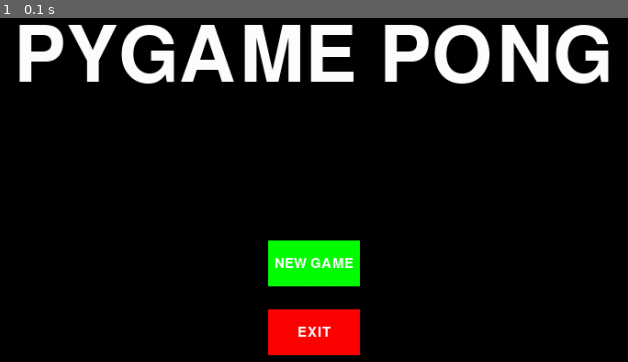
Above: before the commit, frame 1.
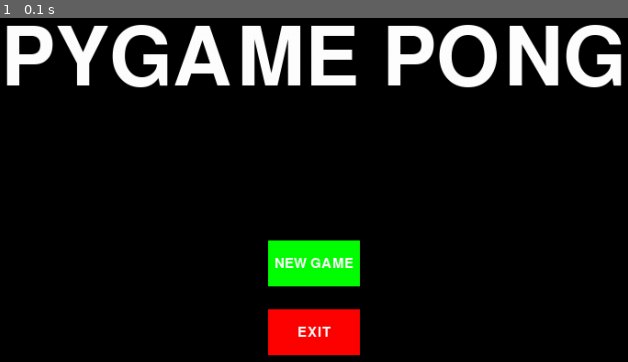
Above: after the commit, the same moment.

Repository: DanielJPiazza/pygame_pong
Game: pygame game, started from pong.py
Same seed, same stepped clock (60 frames per second), same inputs: the game is played once before the commit and once after it.
Inputs:
- Up to frame 1 (0.1 s): no input

The runs differ from the first frame. In frame 1, 7.8% of the frame differs, in the area x 0-100%, y 2-21%.

Commit message:
Adjust main menu font sizes.

Diff:
--- a/pong.py
+++ b/pong.py
@@ -67,8 +67,8 @@
 		self.MENU_GREEN = (0, 255, 0)
 		self.MENU_RED = (255, 0, 0)
 
-		# Create a f,ain menu fonts.
-		self.TITLE_MENU_FONT = pygame.font.SysFont(pygame.font.get_default_font(), 124)
+		# Create a main menu fonts.
+		self.TITLE_MENU_FONT = pygame.font.SysFont(pygame.font.get_default_font(), 130)
 		self.BUTTON_MENU_FONT = pygame.font.SysFont(pygame.font.get_default_font(), 22)
 
 
